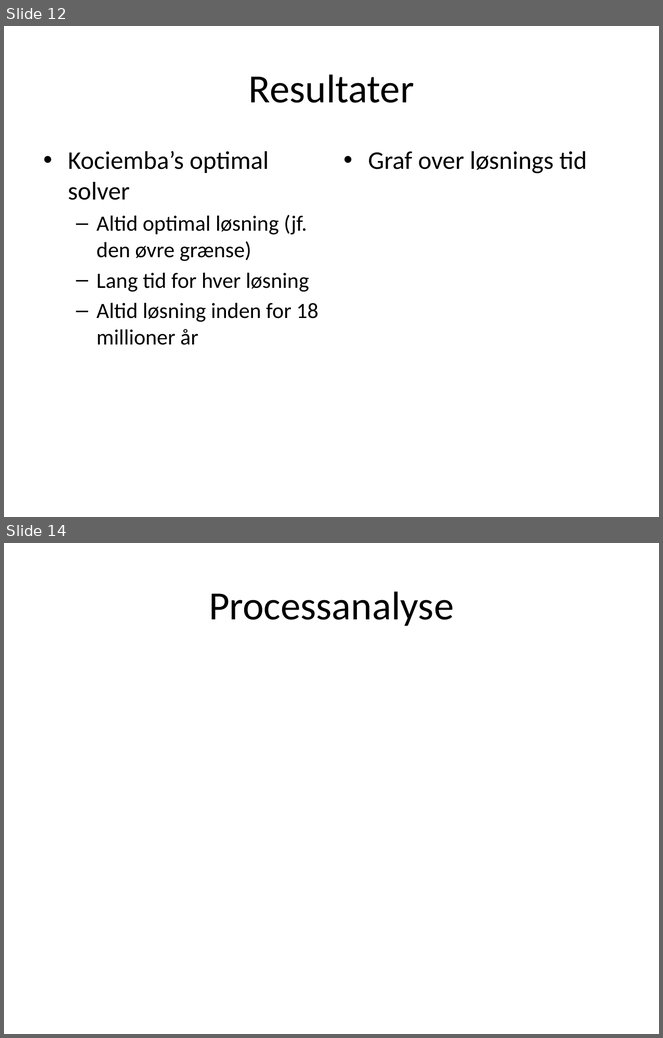
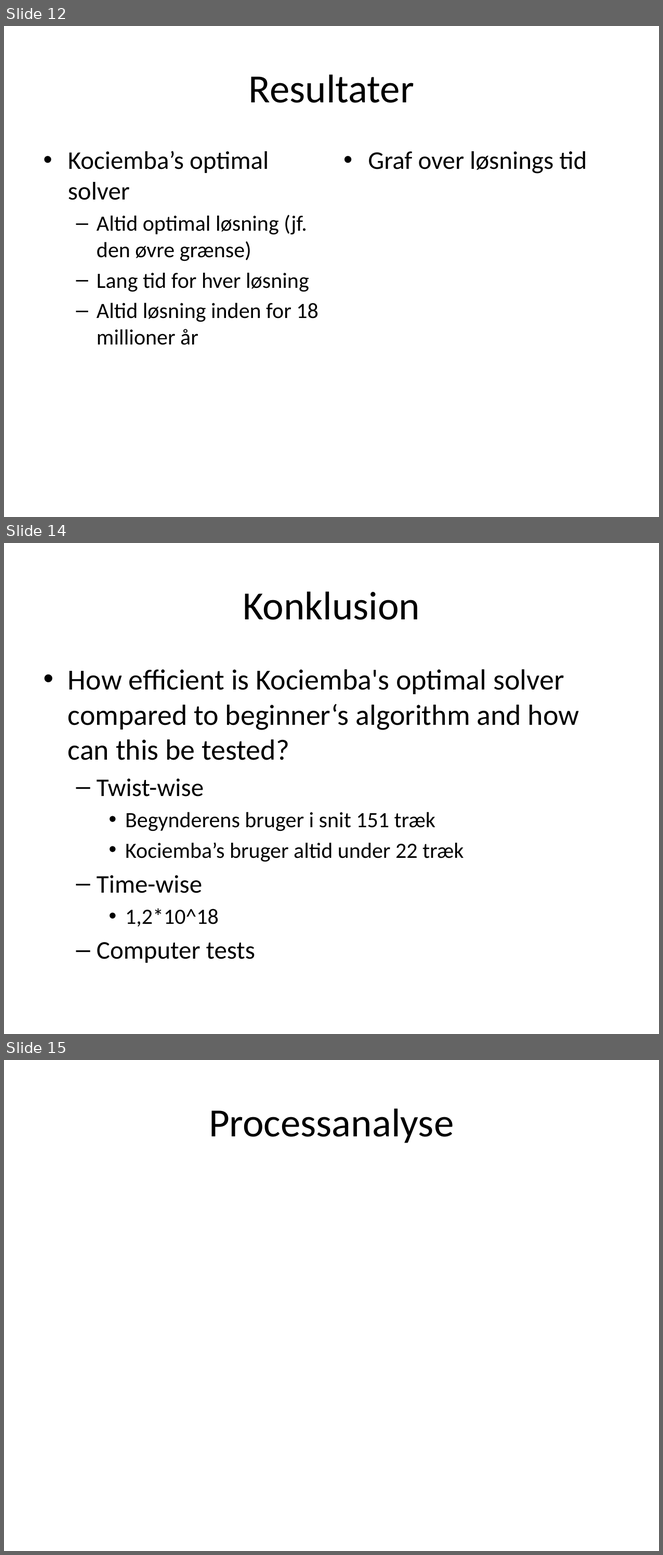
Before and after one commit to rasmusprentow/a215, a slide deck: Fremlæggelse/Rubik’s Cube.pptx. Shown one above the other, each under a label of ours: slides 12 and 14 before the commit, slides 12, 14 and 15 after it; the slides between them are not shown. The pictures are 663x1038 and 663x1555 pixels, drawn with LibreOffice and Linux fonts; fonts in the diff are those of the drawing. Boxes give left, top, right and bottom in pixels: in the first picture for what was removed or moved away, otherwise in the second. Text is boxed around its words. In the diff, an @@ line names an element or a change of style, - is before the commit and + after.

```diff
--- a/Fremlæggelse/Rubik’s Cube.pptx
+++ b/Fremlæggelse/Rubik’s Cube.pptx
@@ slide 14 added at box(4, 543, 659, 1034), background #FFFFFF @@
@@ title added at box(243, 591, 420, 620), 44 pt, text #000000 @@
+Konklusion
@@ text added at box(68, 669, 580, 963), 32 pt, text #000000 @@
+• How efficient is Kociemba's optimal solver compared to beginner‘s algorithm and how can this be tested?
+  – Twist-wise
+    • Begynderens bruger i snit 151 træk
+    • Kociemba’s bruger altid under 22 træk
+  – Time-wise
+    • 1,2*10^18
+  – Computer tests
@@ what was slide 14 is now slide 15 @@
```
Also in this commit, not shown: 4 slides changed, 1 other slide added, 1 slide removed.
